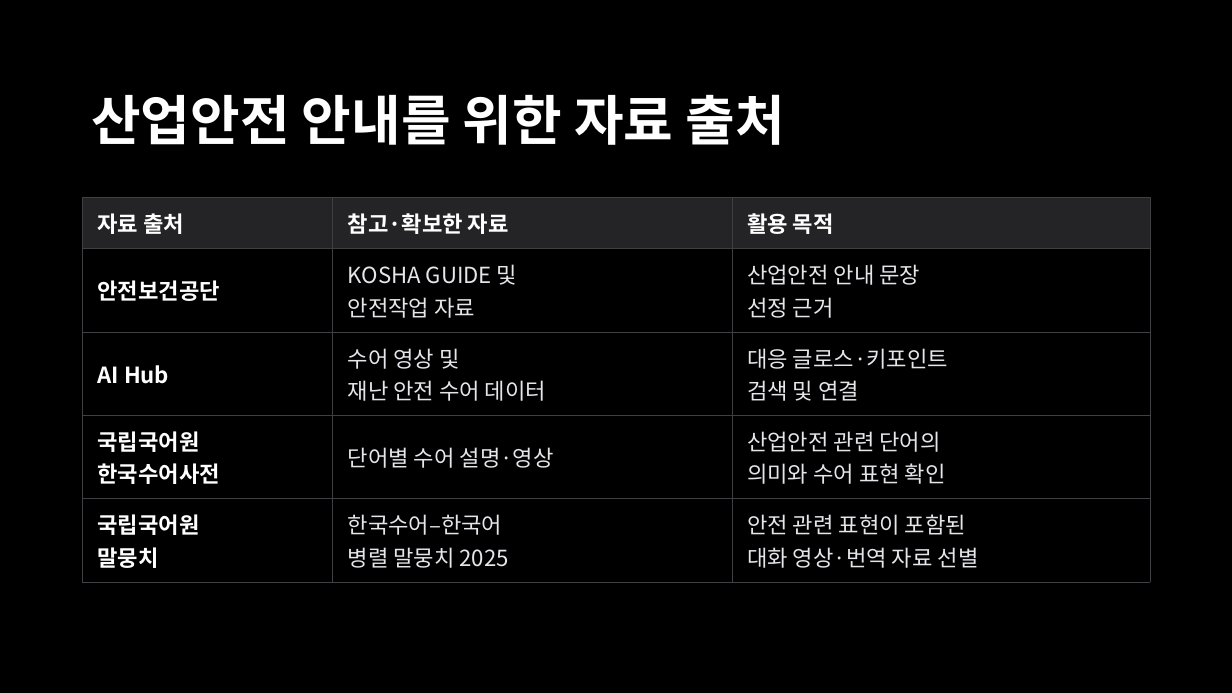
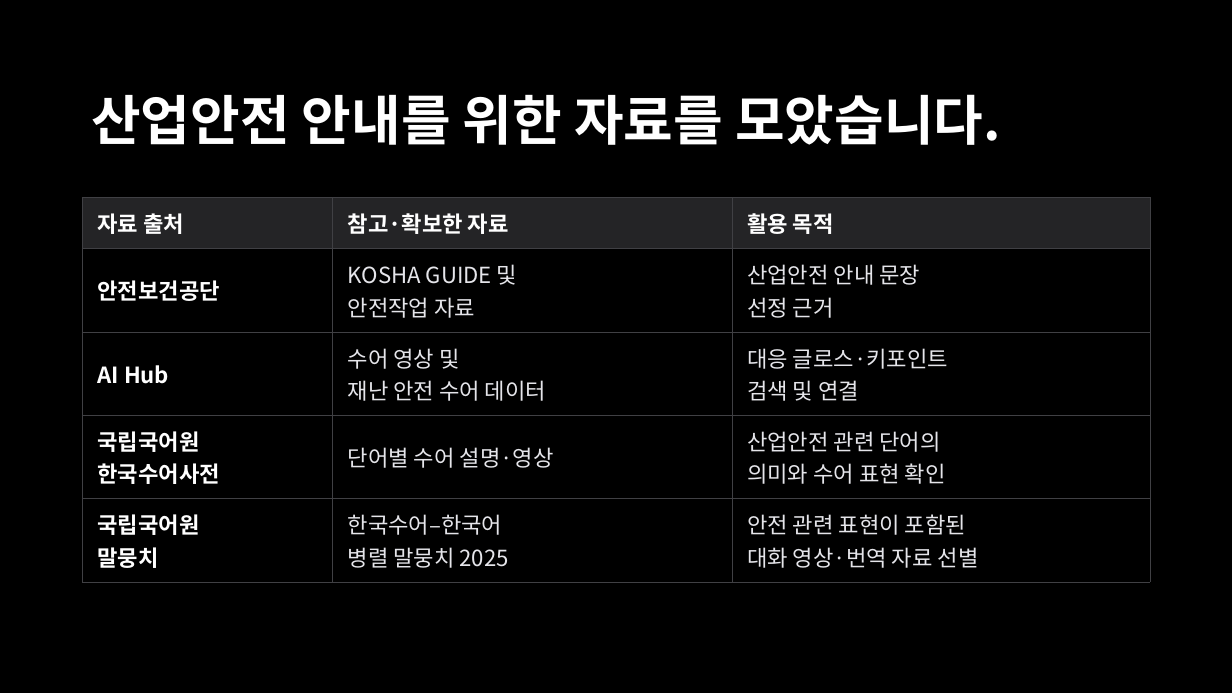
Before and after one commit to BioCode67/AI-service-project, a slide deck: slide 7 of 이음_추가.pptx. Drawn at 1232x693 pixels with LibreOffice and Linux fonts; fonts in the diff are those of the drawing. Boxes give left, top, right and bottom in pixels: in the first picture for what was removed or moved away, otherwise in the second. Text is boxed around its words. In the diff, an @@ line names an element or a change of style, - is before the commit and + after.

```diff
--- a/이음_추가.pptx
+++ b/이음_추가.pptx
@@ text at (91, 94, 1000, 145): text changed @@
-산업안전 안내를 위한 자료 출처
+산업안전 안내를 위한 자료를 모았습니다.
```
Also in this commit, not shown: 4 other slides changed, 1 other file.
